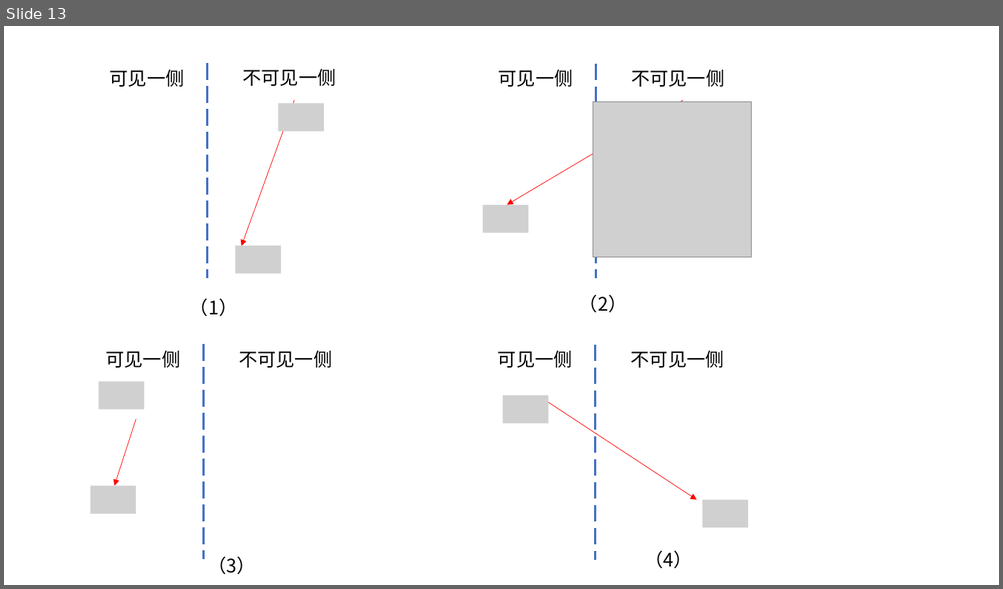
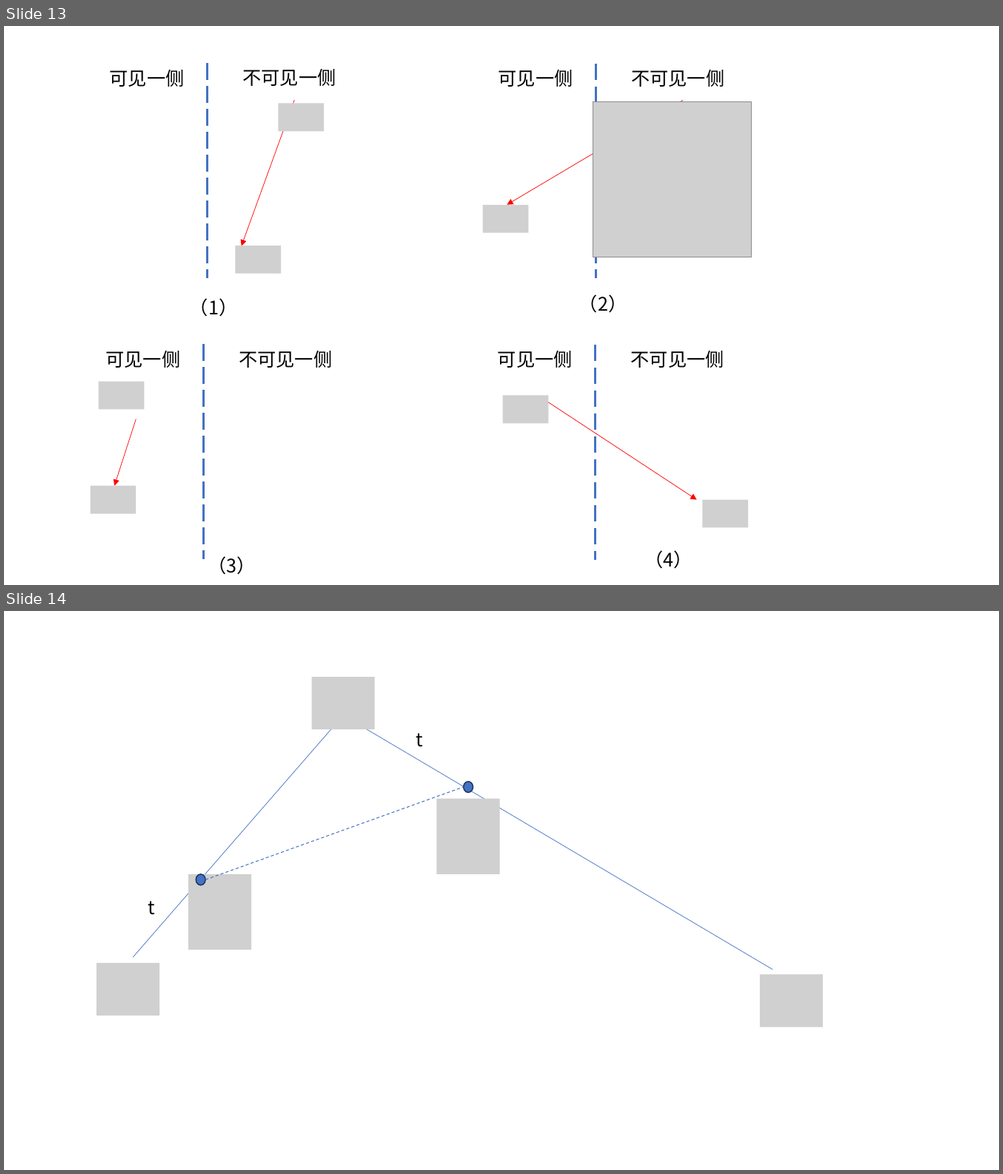
Before and after one commit to YYHHOrganization/PrepareForWorkNotes, a slide deck: 计算机图形学/图形学教程/Leson_9.pptx. Shown one above the other, each under a label of ours: slide 13 before the commit, slides 13 and 14 after it. The pictures are 1003x589 and 1003x1174 pixels, drawn with LibreOffice and Linux fonts; fonts in the diff are those of the drawing; grey boxes stand for pictures. Boxes give left, top, right and bottom in pixels: in the first picture for what was removed or moved away, otherwise in the second. Text is boxed around its words. In the diff, an @@ line names an element or a change of style, - is before the commit and + after.

```diff
--- a/计算机图形学/图形学教程/Leson_9.pptx
+++ b/计算机图形学/图形学教程/Leson_9.pptx
@@ slide 14 added at (4,611,999,1170), background #FFFFFF @@
@@ picture added at (311,677,375,729) @@
@@ line added from (133, 958) to (344, 715), #4472C4 0.5 pt @@
@@ line added from (344, 715) to (772, 970), #4472C4 0.5 pt @@
@@ text added at (415,733,423,747), 18 pt, text #000000 @@
+t
@@ line added from (205, 880) to (464, 787), #4472C4 0.75 pt dashed @@
@@ ellipse added at (464,782,473,793), fill #4472C4, outline #1E3256 1 pt @@
@@ picture added at (437,799,500,875) @@
@@ picture added at (188,874,252,951) @@
@@ ellipse added at (196,874,205,886), fill #4472C4, outline #1E3256 1 pt @@
@@ text added at (148,901,156,915), 18 pt, text #000000 @@
+t
@@ picture added at (96,963,160,1016) @@
@@ picture added at (760,975,823,1028) @@
```
Also in this commit, not shown: 2 other slides added, 2 slides removed, 25 other files.
